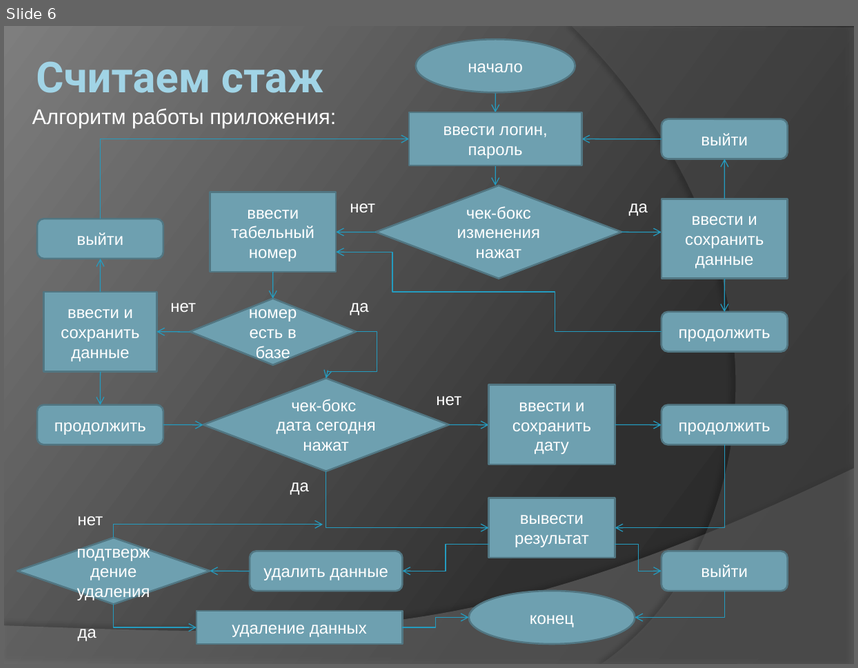
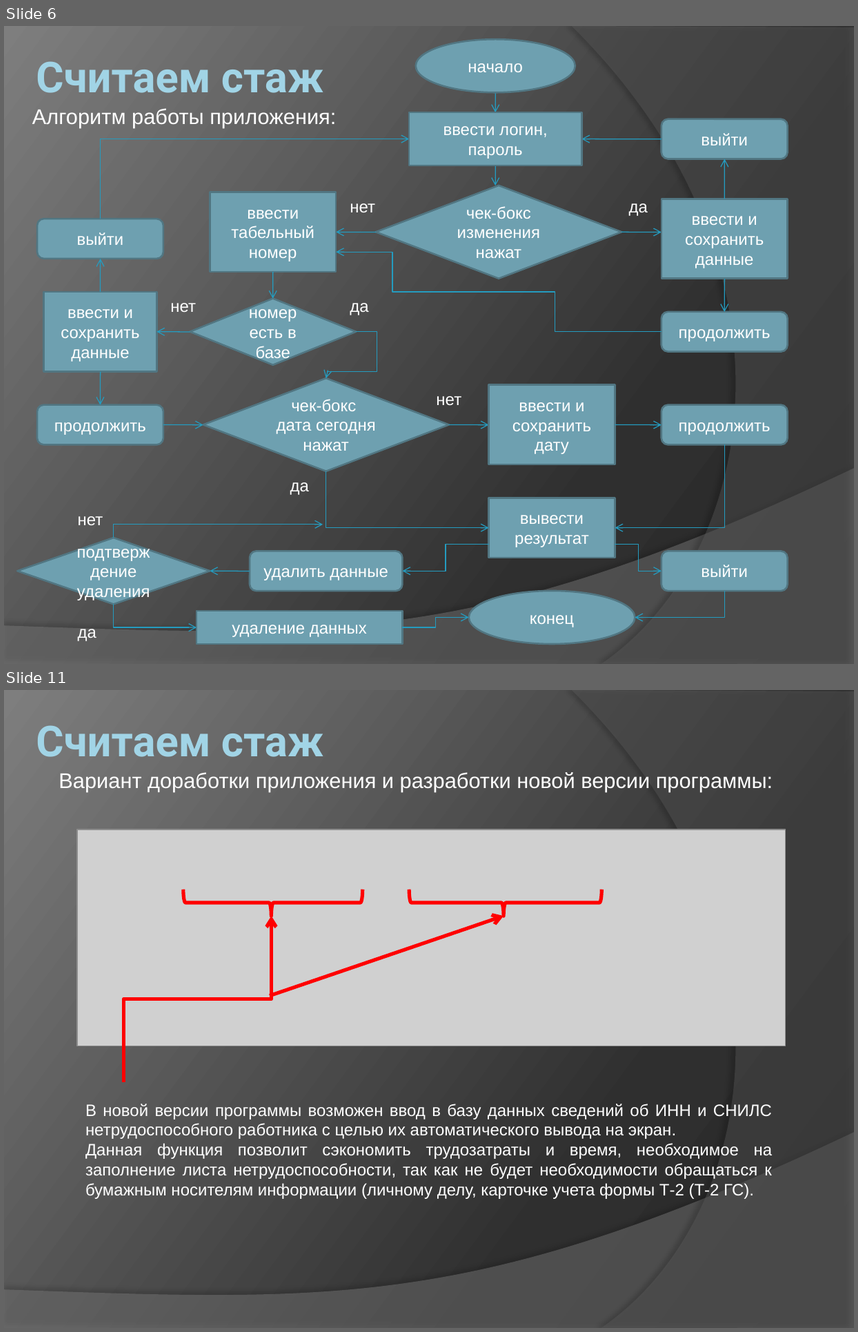
Before and after one commit to alexpt1637/MyAndroid, a slide deck: ПРОЕКТ/Сам Себе Кадровик - считаем стаж.pptx. Shown one above the other, each under a label of ours: slide 6 before the commit, slides 6 and 11 after it; the slides between them are not shown. The pictures are 858x668 and 858x1332 pixels, drawn with LibreOffice and Linux fonts; fonts in the diff are those of the drawing; grey boxes stand for pictures. Boxes give left, top, right and bottom in pixels: in the first picture for what was removed or moved away, otherwise in the second. Text is boxed around its words. In the diff, an @@ line names an element or a change of style, - is before the commit and + after.

```diff
--- a/ПРОЕКТ/Сам Себе Кадровик - считаем стаж.pptx
+++ b/ПРОЕКТ/Сам Себе Кадровик - считаем стаж.pptx
@@ slide 11 added at <box>4,690,854,1328</box>, background gradient #282828 to #2F2F2F to #7E7E7E; not listed: 2 template elements that a slide beside it also shows @@
@@ title added at <box>36,725,324,757</box>, 36 pt, text gradient #A1D4E7 to #58808D, bold @@
+Считаем стаж
@@ text added at <box>59,772,773,792</box>, 18 pt, text #FFFFFF @@
+Вариант доработки приложения и разработки новой версии программы:
@@ picture added at <box>77,829,785,1045</box> @@
@@ left brace added at <box>183,890,363,916</box>, outline #FF0000 3 pt @@
@@ left brace added at <box>408,890,602,916</box>, outline #FF0000 3 pt @@
@@ elbow arrow added from (124, 1082) to (271, 916), #FF0000 3 pt @@
@@ arrow added from (269, 995) to (504, 916), #FF0000 3 pt @@
@@ text added at <box>85,1103,773,1199</box>, 14 pt, text #FFFFFF @@
+В новой версии программы возможен ввод в базу данных сведений об ИНН и СНИЛС нетрудоспособного работника с целью их автоматического вывода на экран.
+Данная функция позволит сэкономить трудозатраты и время, необходимое на заполнение листа нетрудоспособности, так как не будет необходимости обращаться к бумажным носителям информации (личному делу, карточке учета формы Т-2 (Т-2 ГС).
```
Also in this commit, not shown: 1 slide changed, 3 other slides added, 47 other files.
